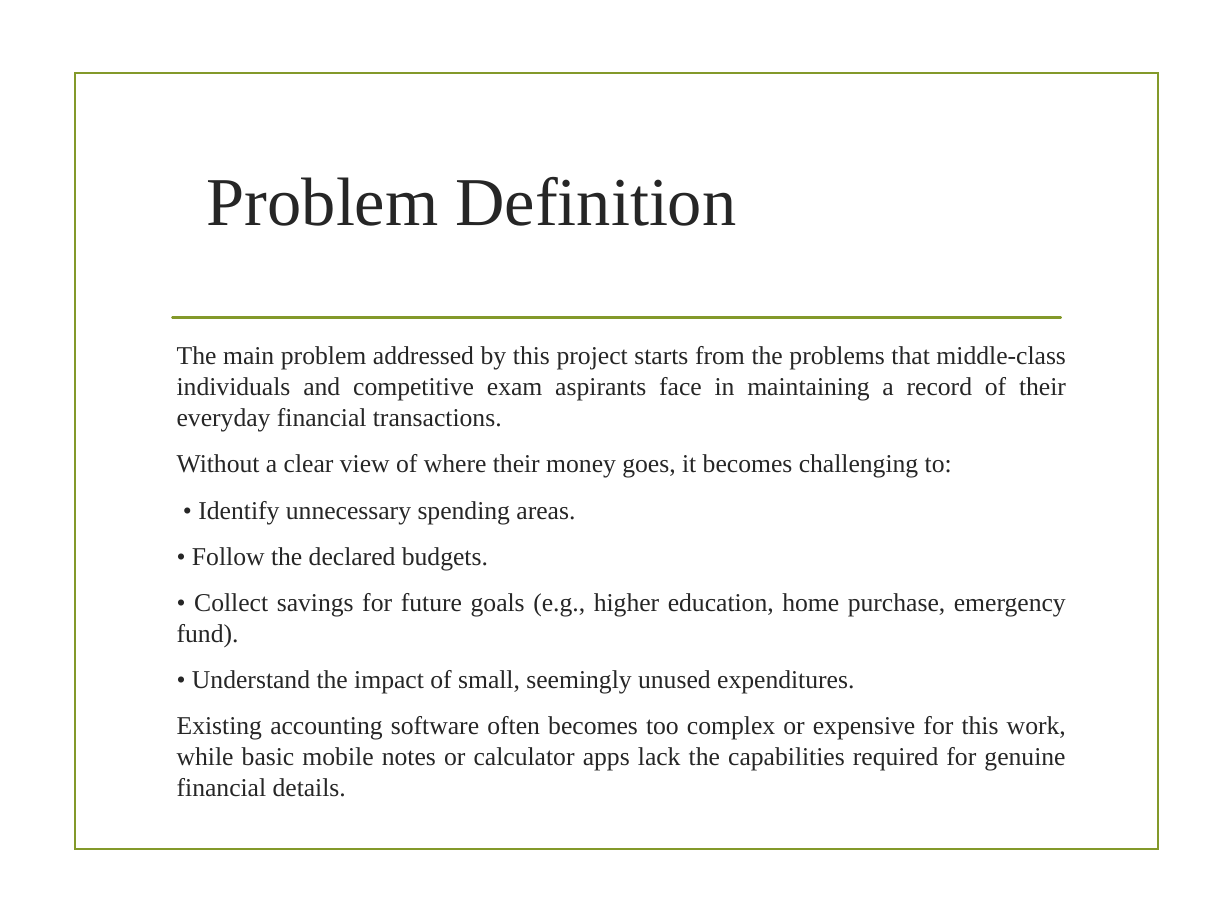
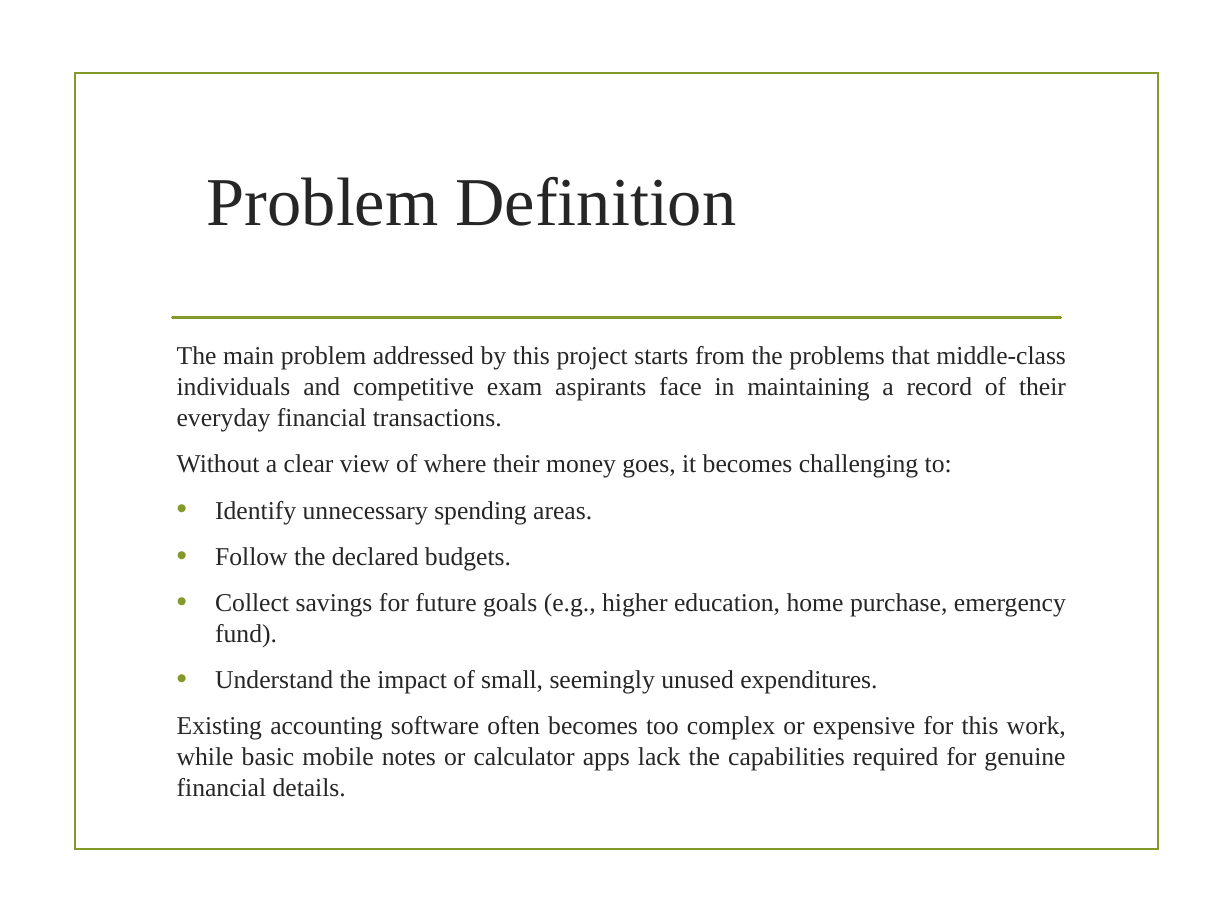
Before and after one commit to rocky-51/Ist-GitRepo, a slide deck: slide 4 of MinorProject/Minor Project Presentation.pptx. Drawn at 1232x924 pixels with LibreOffice and Linux fonts; fonts in the diff are those of the drawing; background and template pictures are left out. Boxes give left, top, right and bottom in pixels: in the first picture for what was removed or moved away, otherwise in the second. Text is boxed around its words. In the diff, an @@ line names an element or a change of style, - is before the commit and + after.

```diff
--- a/MinorProject/Minor Project Presentation.pptx
+++ b/MinorProject/Minor Project Presentation.pptx
@@ text at (215, 501, 1066, 694): text changed @@
-• Identify unnecessary spending areas.
-• Follow the declared budgets.
-• Collect savings for future goals (e.g., higher education, home purchase, emergency fund).
-• Understand the impact of small, seemingly unused expenditures.
+• Identify unnecessary spending areas.
+• Follow the declared budgets.
+• Collect savings for future goals (e.g., higher education, home purchase, emergency fund).
+• Understand the impact of small, seemingly unused expenditures.
```
Also in this commit, not shown: 1 other slide changed.
